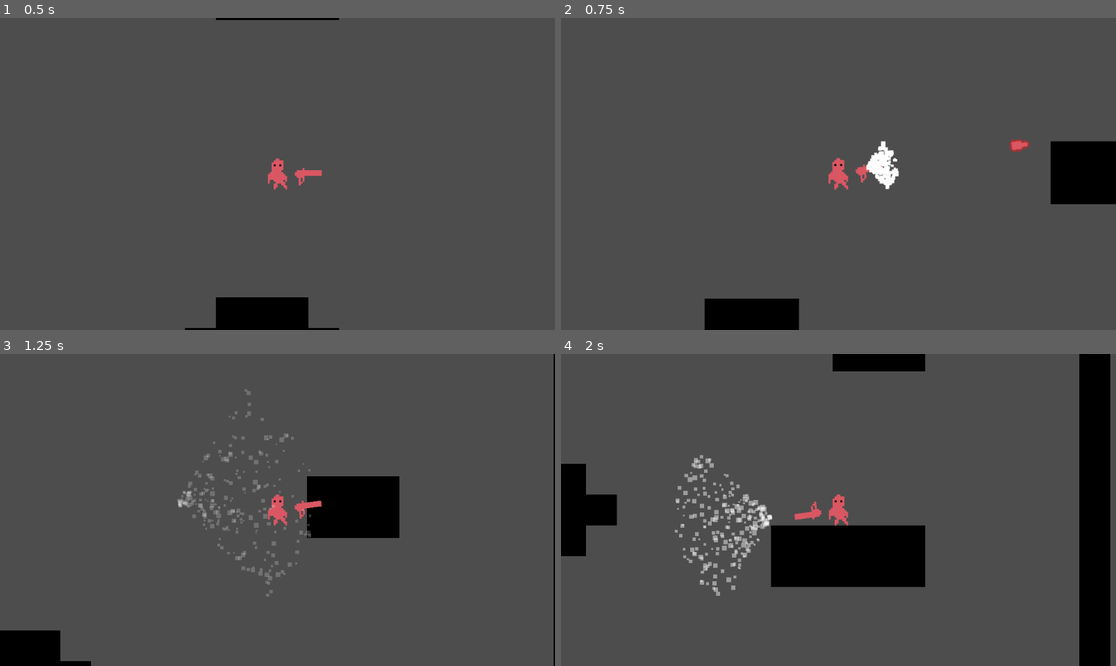
Above: before the commit, frames 1-4 (two rows, left to right).
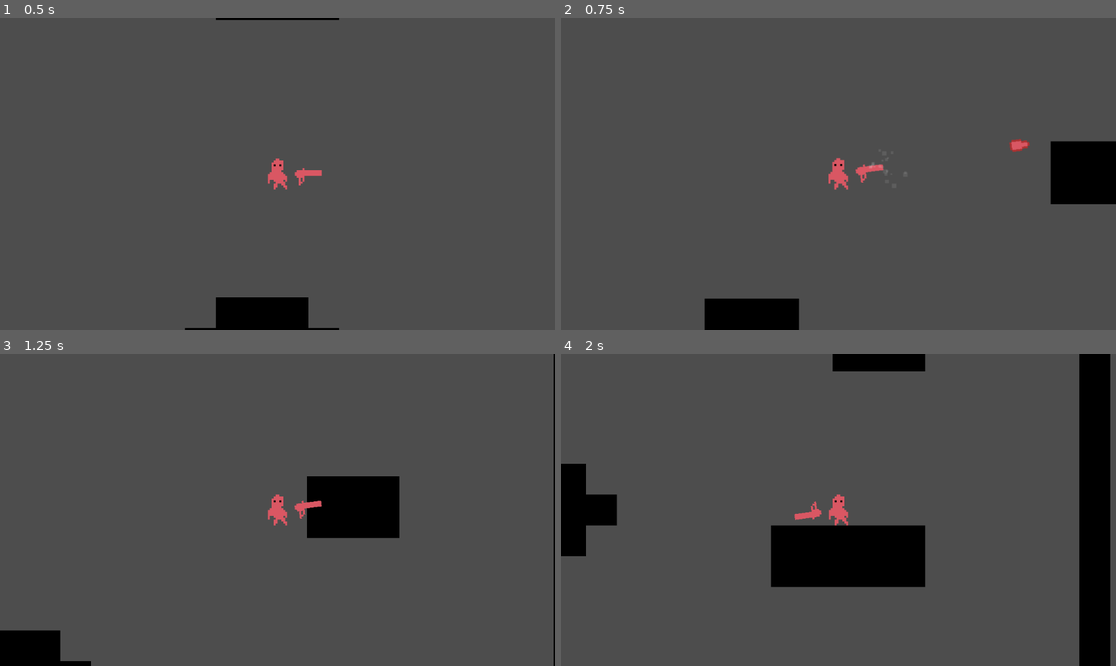
Above: after the commit, the same moments.

Repository: ExistantHumanX3/DeepFeats
Game: Godot game, scene res://scenes/game.tscn
Same seed, same stepped clock (60 frames per second), same inputs: the game is played once before the commit and once after it.
Inputs (mouse positions are in pixels of both pictures, inside the frame that each line leads up to):
- Up to frame 1 (0.5 s): no input
- Up to frame 2 (0.75 s): tap Enter at 0.5 s; move the mouse to (960, 158) at 0.52 s; hold D (move_right) from 0.53 s (still down); click (960, 158) at 0.6 s
- Up to frame 3 (1.25 s): keep holding D (move_right)
- Up to frame 4 (2 s): move the mouse to (727, 525) at 1.27 s; release D (move_right) at 1.28 s; hold S (move_down) from 1.28 s (still down); tap Shift (dash) at 1.35 s; click (727, 525) at 1.55 s

Frame 1 is identical in both runs. In frame 2, 0.5% of the frame differs, in the area x 54-63%, y 39-56%; in frame 3, 1.1%; in frame 4, 1.4%, in the area x 20-39%, y 32-78%.

Commit message:
Preparation to add weapons
How do you add more inputs?

Diff:
--- /dev/null
+++ b/bvn-game-jam/assets/weapons/baseball stick.tres
@@ -0,0 +1,4 @@
+[gd_resource type="CompressedTexture2D" format=3 uid="uid://bgmsmb5gini4k"]
+
+[resource]
+load_path = "res://.godot/imported/baseball stick.png-12999ac544e7c488af96d253156e57c1.ctex"
--- a/bvn-game-jam/prefabs/gun_pivot.tscn
+++ b/bvn-game-jam/prefabs/gun_pivot.tscn
@@ -45,9 +45,10 @@
 
 [node name="Particles" type="GPUParticles2D" parent="Gun/BulletFrom"]
 emitting = false
-amount = 237
-lifetime = 2.46
+amount = 25
+lifetime = 0.5
 one_shot = true
+preprocess = 0.01
 explosiveness = 1.0
 randomness = 0.15
 process_material = SubResource("ParticleProcessMaterial_8ia4d")
--- a/bvn-game-jam/scripts/character_body_2d.gd
+++ b/bvn-game-jam/scripts/character_body_2d.gd
@@ -1,6 +1,6 @@
 extends CharacterBody2D
 
-
+# Movement variables
 var kb_vector: Vector2
 var move_vector: Vector2
 var anim_timer: int = 0
--- a/bvn-game-jam/scripts/gun_pivot.gd
+++ b/bvn-game-jam/scripts/gun_pivot.gd
@@ -4,13 +4,18 @@
 @onready var shaders: CanvasLayer = $"../Camera/Shaders"
 @onready var cooldown: Timer = $Gun/Cooldown
 @onready var shoot_sound: AudioStreamPlayer2D = $ShootSound
+# TODO: please add sound of empty gun
 @onready var particles: GPUParticles2D = $Gun/BulletFrom/Particles
 
+# Player Inventory
+var ammo = [69420, 10, 2] # 0: starbreaker; 1: toodles roll; 2: rerro focher
+var currentWeapon = 0 # 0: gun; 1: baseball bat; 2: staff
 var canShoot = true;
 const recoilStrength = 100
 
 @export var Bullet : PackedScene = preload("res://prefabs/player_bullet.tscn")
 @onready var game: Node2D = $"../../GameController"
+
 
 func _ready():
 	particles.emitting = false
@@ -24,11 +29,31 @@
 		var look_dir = input_dir + global_position
 		look_at(look_dir)
 
-	if Input.is_action_just_pressed("shoot") && canShoot:
-		shoot()
-		canShoot = false
-		cooldown.start()
+	fireCheck()
 
+func fireCheck():
+	if !canShoot:
+		return
+	if Input.is_action_just_pressed("shoot"):
+		# Special behavior for Baseballbat (can fire without ammo but much weaker)
+		if currentWeapon == 1:
+			canShoot = false
+			cooldown.start()
+			if ammo[currentWeapon] > 0:
+				shoot()
+			else:
+				shoot() ## but weaker!! TODO: make the actual bat and weak firing
+			return
+		# Other weapon behavior
+		if ammo[currentWeapon] > 0:
+			ammo[currentWeapon] -= 1
+			shoot()
+			canShoot = false
+			cooldown.start()
+
+		else:
+			# Play blank sound.
+			return
 
 func shoot():
 	var b = Bullet.instantiate()
Binary file added: bvn-game-jam/assets/weapons/baseball stick.png
Not shown, added: bvn-game-jam/assets/weapons/baseball stick.png.import
Binary file added: bvn-game-jam/assets/weapons/staph.png
Not shown, added: bvn-game-jam/assets/weapons/staph.png.import
